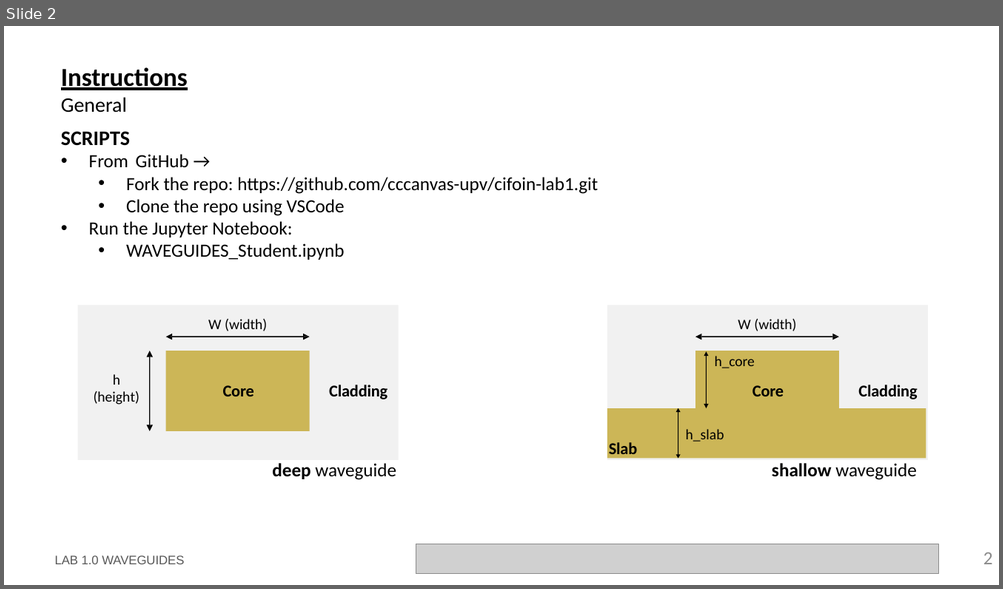
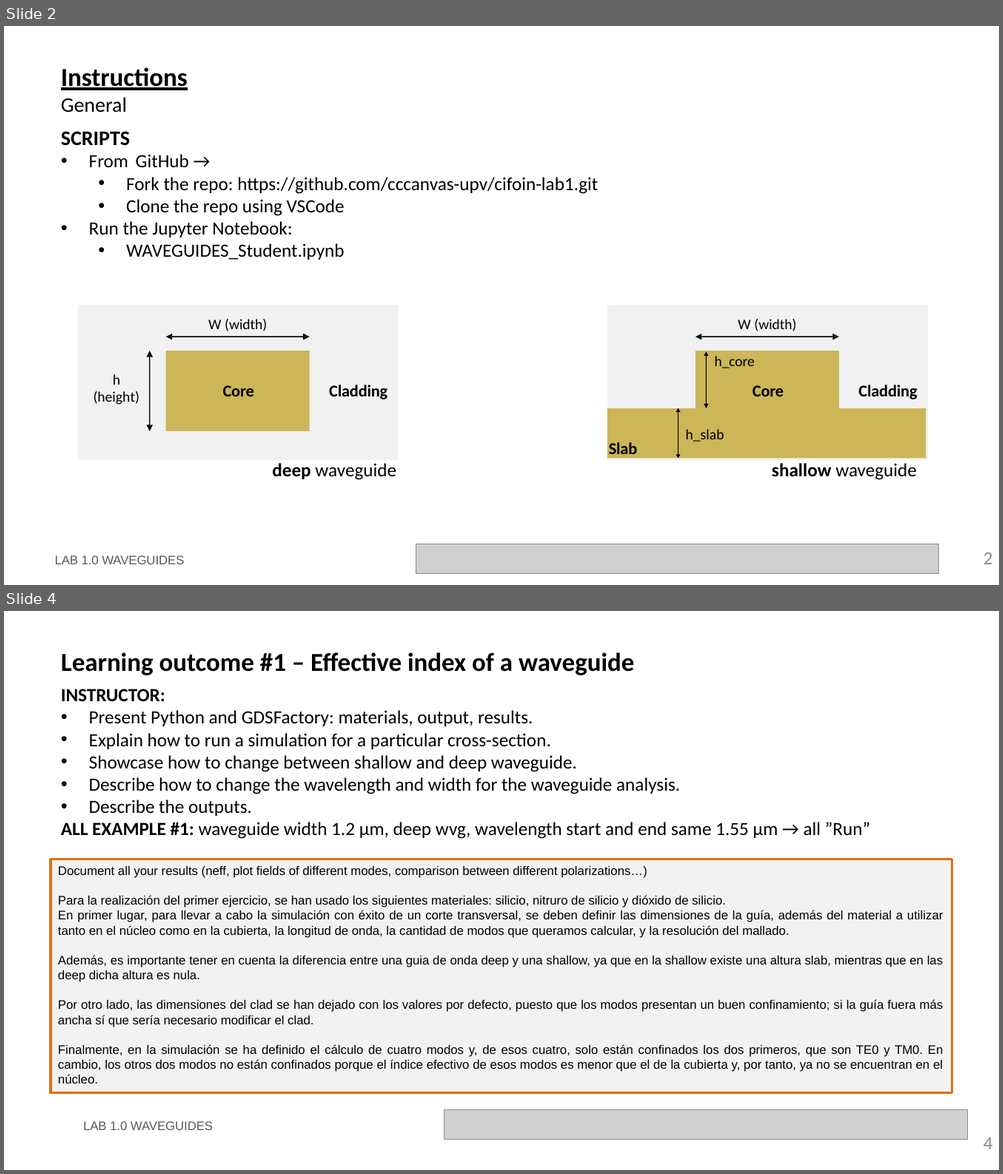
Before and after one commit to cccanvas-upv/cifoin-lab1, a slide deck: LabBook_10.pptx. Shown one above the other, each under a label of ours: slide 2 before the commit, slides 2 and 4 after it; the slides between them are not shown. The pictures are 1003x589 and 1003x1174 pixels, drawn with LibreOffice and Linux fonts; fonts in the diff are those of the drawing; grey boxes stand for pictures; background and template pictures are left out. Boxes give left, top, right and bottom in pixels: in the first picture for what was removed or moved away, otherwise in the second. Text is boxed around its words. In the diff, an @@ line names an element or a change of style, - is before the commit and + after.

```diff
--- a/LabBook_10.pptx
+++ b/LabBook_10.pptx
@@ slide 4 added at <box>4,611,999,1170</box>, background #FFFFFF @@
@@ title added at <box>61,652,634,675</box>, 25 pt, text #000000, bold @@
+Learning outcome #1 – Effective index of a waveguide
@@ text added at <box>61,689,870,839</box>, 18 pt, text #000000 @@
+INSTRUCTOR:
+• Present Python and GDSFactory: materials, output, results.
+• Explain how to run a simulation for a particular cross-section.
+• Showcase how to change between shallow and deep waveguide.
+• Describe how to change the wavelength and width for the waveguide analysis.
+• Describe the outputs.
+ALL EXAMPLE #1: waveguide width 1.2 µm, deep wvg, wavelength start and end same 1.55 µm → all ”Run”
@@ rectangle added at <box>51,860,952,1093</box>, fill #F2F2F2, outline #E0700D 2.25 pt, 12 pt, text #000000 @@
+Document all your results (neff, plot fields of different modes, comparison between different polarizations…)
+Para la realización del primer ejercicio, se han usado los siguientes materiales: silicio, nitruro de silicio y dióxido de silicio.
+En primer lugar, para llevar a cabo la simulación con éxito de un corte transversal, se deben definir las dimensiones de la guía, además del material a utilizar tanto en el núcleo como en la cubierta, la longitud de onda, la cantidad de modos que queramos calcular, y la resolución del mallado.
+Además, es importante tener en cuenta la diferencia entre una guia de onda deep y una shallow, ya que en la shallow existe una altura slab, mientras que en las deep dicha altura es nula.
+Por otro lado, las dimensiones del clad se han dejado con los valores por defecto, puesto que los modos presentan un buen confinamiento; si la guía fuera más ancha sí que sería necesario modificar el clad.
+Finalmente, en la simulación se ha definido el cálculo de cuatro modos y, de esos cuatro, solo están confinados los dos primeros, que son TE0 y TM0. En cambio, los otros dos modos no están confinados porque el índice efectivo de esos modos es menor que el de la cubierta y, por tanto, ya no se encuentran en el núcleo.
@@ picture added at <box>444,1111,967,1140</box> @@
@@ text added at <box>83,1122,213,1130</box>, 12 pt, text #585858 @@
+LAB 1.0 WAVEGUIDES
@@ page number added at <box>983,1138,993,1150</box>, 18 pt, text #8C8C8C @@
+4
```
Also in this commit, not shown: 6 slides changed, 1 other slide added, 1 slide removed.
